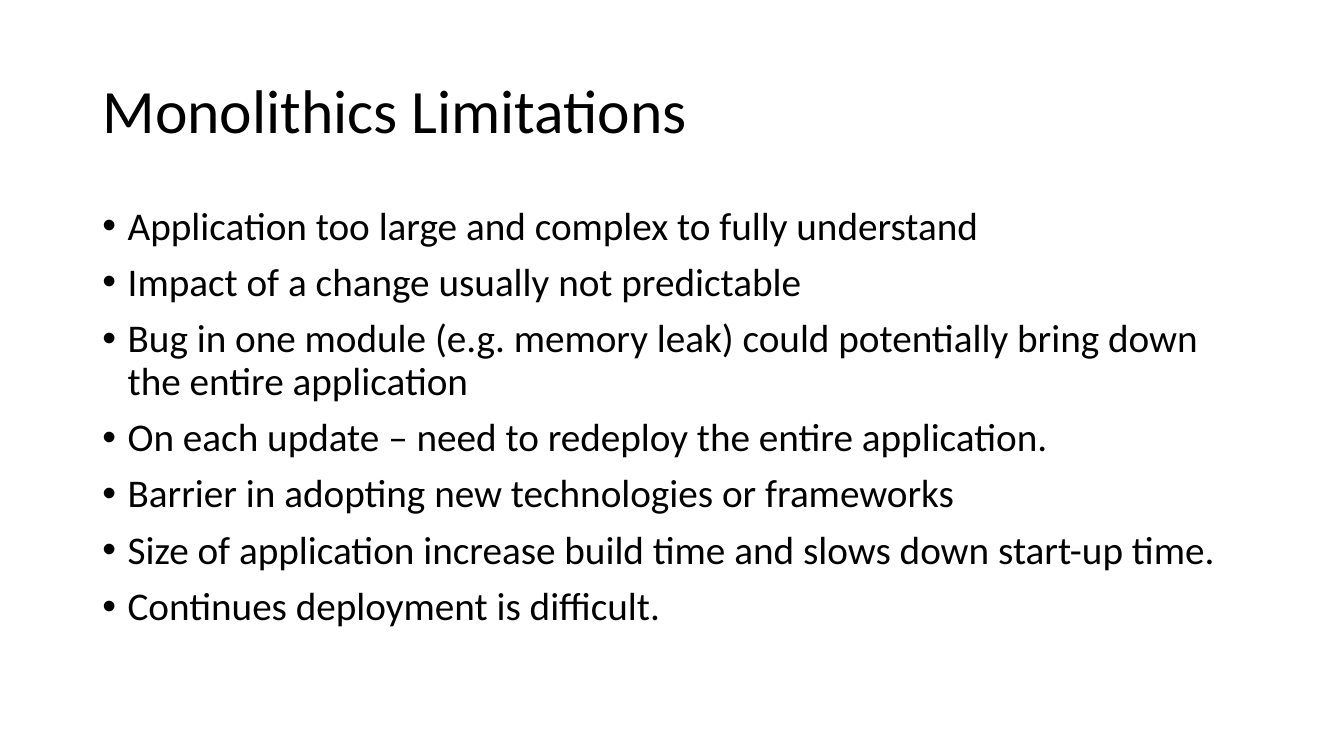
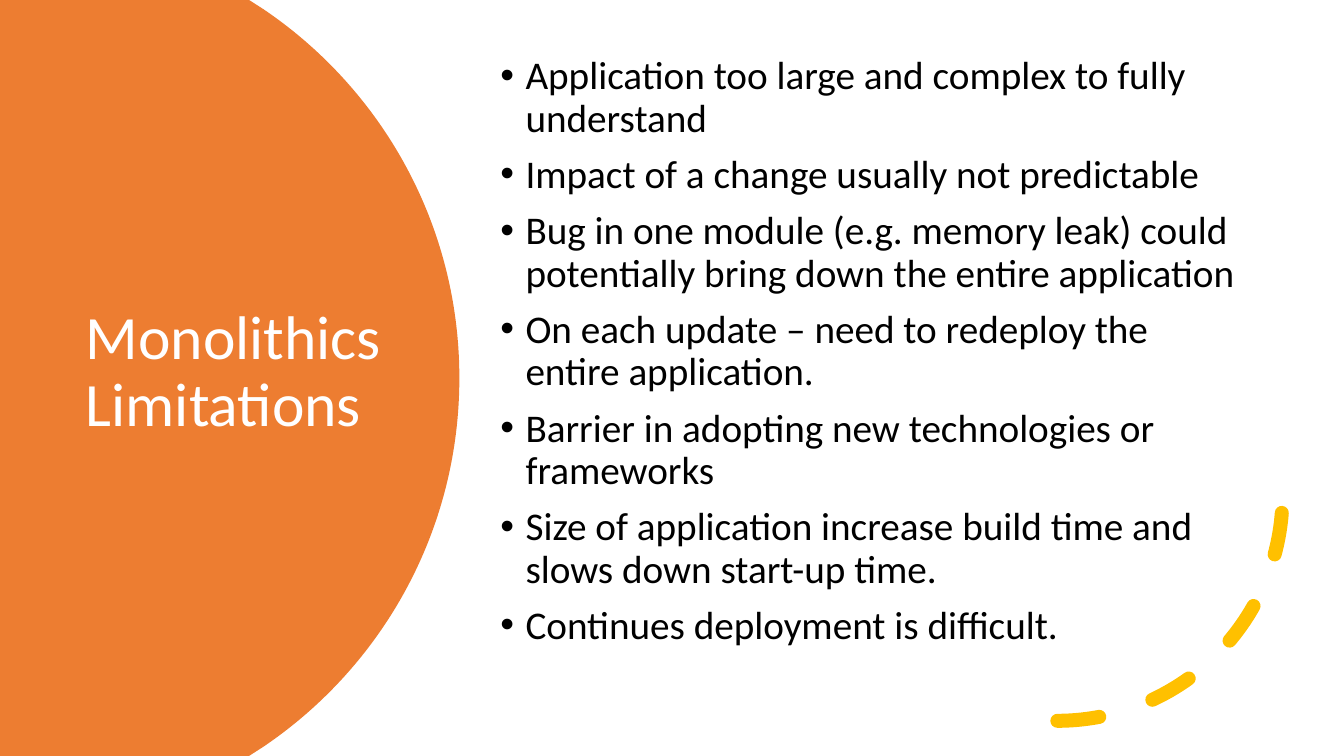
Before and after one commit to eylonmalin/k8s-training, a slide deck: slide 7 of day-1/Using Kubernetes Day 1.pptx. Drawn at 1344x756 pixels with LibreOffice and Linux fonts; fonts in the diff are those of the drawing. Boxes give left, top, right and bottom in pixels: in the first picture for what was removed or moved away, otherwise in the second. Text is boxed around its words. In the diff, an @@ line names an element or a change of style, - is before the commit and + after.

```diff
--- a/day-1/Using Kubernetes Day 1.pptx
+++ b/day-1/Using Kubernetes Day 1.pptx
@@ freeform shape added at [0, 0, 460, 756], fill #ED7D31 @@
@@ text "Application too large and complex ...": place and size @@
-text "Application too large and complex ..." at [128, 212, 1214, 627]
+text "Application too large and complex ..." at [526, 61, 1234, 646]
@@ text "Application too large and complex ..." at [526, 61, 1234, 646]: vertical alignment top to middle @@
@@ title "Monolithics Limitations": place and size @@
-title "Monolithics Limitations" at [102, 90, 687, 134]
+title "Monolithics Limitations" at [86, 316, 381, 427]
@@ title "Monolithics Limitations" at [86, 316, 381, 427]: text colour #000000 to #FFFFFF @@
@@ arc (boxed as its full ellipse) added at [833, 271, 1284, 722], outline #FFC000 10 pt dashed @@
```
Also in this commit, not shown: 15 other slides changed, 10 slides added, 2 slides removed.
